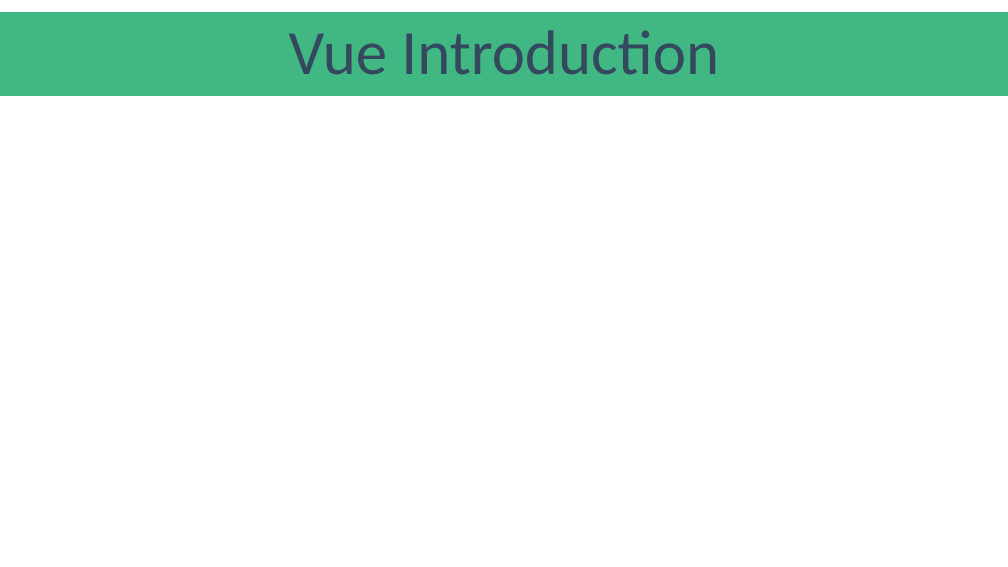
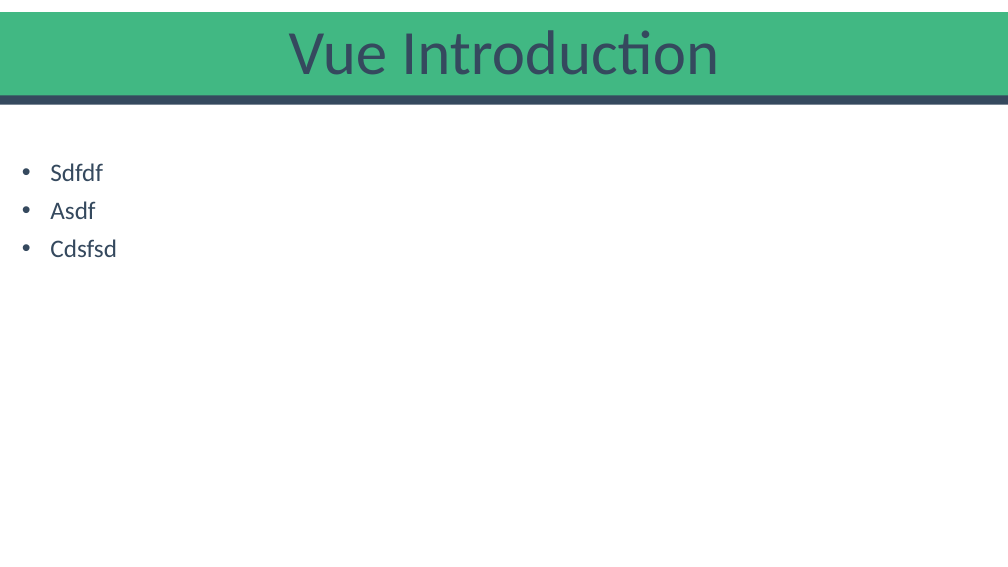
Before and after one commit to myprojectsfile/My-Vue-Course, a slide deck: slide 1 of Presentations/01 - Introduction/01 - What is Vue.js.pptx. Drawn at 1008x567 pixels with LibreOffice and Linux fonts; fonts in the diff are those of the drawing; background and template pictures are left out. Boxes give left, top, right and bottom in pixels: in the first picture for what was removed or moved away, otherwise in the second. Text is boxed around its words. In the diff, an @@ line names an element or a change of style, - is before the commit and + after.

```diff
--- a/Presentations/01 - Introduction/01 - What is Vue.js.pptx
+++ b/Presentations/01 - Introduction/01 - What is Vue.js.pptx
@@ rectangle added at (x1=0, y1=95, x2=1008, y2=104), fill #35495E @@
@@ subtitle added at (x1=50, y1=163, x2=117, y2=257), 24 pt, text #35495E @@
+• Sdfdf
+• Asdf
+• Cdsfsd
```
Also in this commit, not shown: 3 other files.
